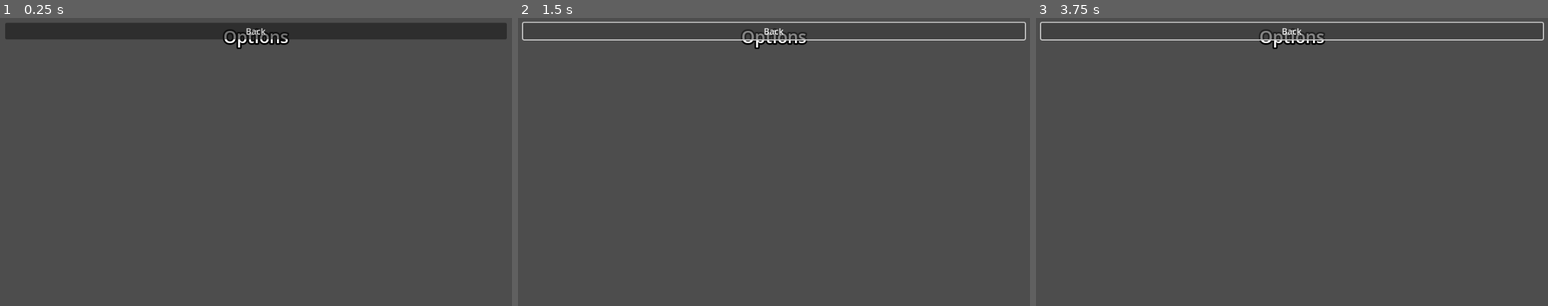
Above: before the commit, frames 1-3 (left to right).
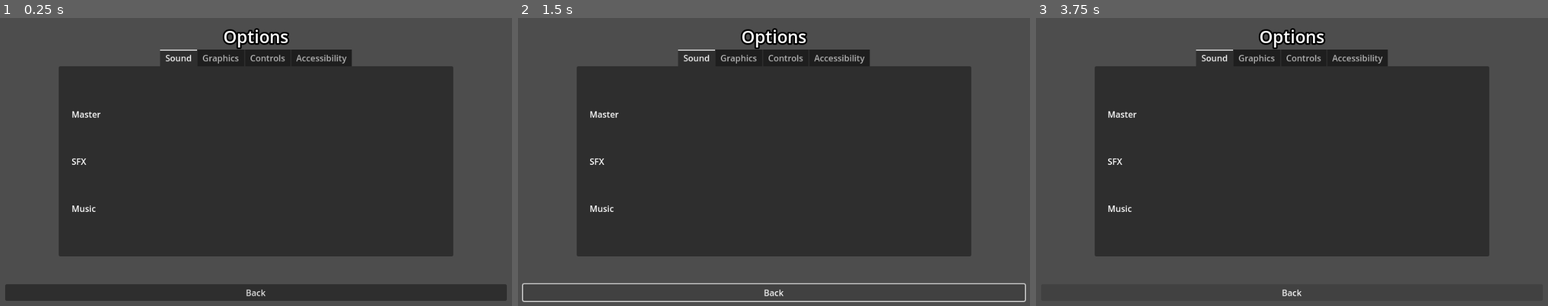
Above: after the commit, the same moments.

Repository: AbridgedDBZ/Project-Decay
Game: Godot game, scene res://Scenes/Menus/options_menu.tscn
The game is run twice, just before and just after one commit, with the same random seed, the same clock (stepped at 60 frames per second) and the same inputs. The project has no main scene, so this scene is started directly.
Inputs:
- Up to frame 1 (0.25 s): no input
- Up to frame 2 (1.5 s): tap Enter at 0.5 s; hold Right (right) 0.53-1.25 s; click "Back" at 1.25 s
- Up to frame 3 (3.75 s): hold Down (down) 2.03-2.78 s; hold Right (right) 2.78-3.53 s; hold Up (ui_up) from 3.53 s (still down)

The runs differ from the first frame. In frame 1, 64% of the frame differs, in the area x 1-99%, y 1-99%; in frame 2, 55%; in frame 3, 54%.

Commit message:
added main menu. still in progress

Diff:
--- /dev/null
+++ b/Scenes/Menus/main_menu.tscn
@@ -0,0 +1,54 @@
+[gd_scene load_steps=2 format=3 uid="uid://eixi3ccbd6we"]
+
+[sub_resource type="SystemFont" id="SystemFont_gqamx"]
+font_names = PackedStringArray("Impact")
+
+[node name="Main Menu" type="Control"]
+layout_mode = 3
+anchors_preset = 15
+anchor_right = 1.0
+anchor_bottom = 1.0
+grow_horizontal = 2
+grow_vertical = 2
+
+[node name="TextureRect" type="TextureRect" parent="."]
+layout_mode = 1
+anchors_preset = 15
+anchor_right = 1.0
+anchor_bottom = 1.0
+grow_horizontal = 2
+grow_vertical = 2
+
+[node name="MarginContainer" type="MarginContainer" parent="."]
+layout_mode = 1
+anchors_preset = 15
+anchor_right = 1.0
+anchor_bottom = 1.0
+grow_horizontal = 2
+grow_vertical = 2
+theme_override_constants/margin_left = 12
+theme_override_constants/margin_top = 12
+theme_override_constants/margin_right = 12
+theme_override_constants/margin_bottom = 12
+
+[node name="VBoxContainer" type="VBoxContainer" parent="MarginContainer"]
+layout_mode = 2
+theme_override_constants/separation = 60
+
+[node name="Control" type="Control" parent="MarginContainer/VBoxContainer"]
+layout_mode = 2
+
+[node name="Label" type="Label" parent="MarginContainer/VBoxContainer"]
+layout_mode = 2
+theme_override_colors/font_color = Color(0, 0.623529, 0, 1)
+theme_override_colors/font_shadow_color = Color(0, 0, 0, 1)
+theme_override_colors/font_outline_color = Color(0, 0, 0, 1)
+theme_override_constants/shadow_offset_x = 6
+theme_override_constants/shadow_offset_y = 12
+theme_override_constants/outline_size = 24
+theme_override_constants/shadow_outline_size = 6
+theme_override_fonts/font = SubResource("SystemFont_gqamx")
+theme_override_font_sizes/font_size = 64
+text = "Game title"
+horizontal_alignment = 1
+vertical_alignment = 1
--- a/Scenes/Menus/options_menu.tscn
+++ b/Scenes/Menus/options_menu.tscn
@@ -1,4 +1,6 @@
-[gd_scene load_steps=2 format=3 uid="uid://qf6su6xgjcya"]
+[gd_scene load_steps=3 format=3 uid="uid://qf6su6xgjcya"]
+
+[ext_resource type="PackedScene" uid="uid://cr0sk7mbhwmca" path="res://Scenes/Menus/settings_tab_container.tscn" id="1_dx63j"]
 
 [sub_resource type="SystemFont" id="SystemFont_y61qs"]
 font_names = PackedStringArray("Impact")
@@ -37,6 +39,10 @@
 horizontal_alignment = 1
 vertical_alignment = 1
 
+[node name="Settings Tab Container" parent="MarginContainer/VBoxContainer" instance=ExtResource("1_dx63j")]
+layout_mode = 2
+size_flags_vertical = 3
+
 [node name="Button" type="Button" parent="MarginContainer/VBoxContainer"]
 layout_mode = 2
 size_flags_vertical = 8
--- a/Scenes/Menus/settings_tab_container.tscn
+++ b/Scenes/Menus/settings_tab_container.tscn
@@ -52,3 +52,108 @@
 [node name="Label2" type="Label" parent="TabContainer/Sound/MarginContainer2/VBoxContainer"]
 layout_mode = 2
 text = "Music"
+
+[node name="Graphics" type="TabBar" parent="TabContainer"]
+visible = false
+layout_mode = 2
+
+[node name="MarginContainer2" type="MarginContainer" parent="TabContainer/Graphics"]
+layout_mode = 1
+anchors_preset = 15
+anchor_right = 1.0
+anchor_bottom = 1.0
+grow_horizontal = 2
+grow_vertical = 2
+theme_override_constants/margin_left = 24
+theme_override_constants/margin_top = 24
+theme_override_constants/margin_right = 24
+theme_override_constants/margin_bottom = 24
+
+[node name="VBoxContainer" type="VBoxContainer" parent="TabContainer/Graphics/MarginContainer2"]
+layout_mode = 2
+theme_override_constants/separation = 65
+alignment = 1
+
+[node name="Label" type="Label" parent="TabContainer/Graphics/MarginContainer2/VBoxContainer"]
+layout_mode = 2
+text = "Window Size
+"
+
+[node name="Label6" type="Label" parent="TabContainer/Graphics/MarginContainer2/VBoxContainer"]
+layout_mode = 2
+text = "Refresh Rate
+"
+
+[node name="Label2" type="Label" parent="TabContainer/Graphics/MarginContainer2/VBoxContainer"]
+layout_mode = 2
+text = "Brightness"
+
+[node name="Controls" type="TabBar" parent="TabContainer"]
+visible = false
+layout_mode = 2
+
+[node name="MarginContainer2" type="MarginContainer" parent="TabContainer/Controls"]
+layout_mode = 1
+anchors_preset = 15
+anchor_right = 1.0
+anchor_bottom = 1.0
+grow_horizontal = 2
+grow_vertical = 2
+theme_override_constants/margin_left = 24
+theme_override_constants/margin_top = 24
+theme_override_constants/margin_right = 24
+theme_override_constants/margin_bottom = 24
+
+[node name="VBoxContainer" type="VBoxContainer" parent="TabContainer/Controls/MarginContainer2"]
+layout_mode = 2
+theme_override_constants/separation = 65
+alignment = 1
+
+[node name="Label" type="Label" parent="TabContainer/Controls/MarginContainer2/VBoxContainer"]
+layout_mode = 2
+text = "Keybindings
+"
+
+[node name="Label6" type="Label" parent="TabContainer/Controls/MarginContainer2/VBoxContainer"]
+layout_mode = 2
+text = "controller Remapping
+"
+
+[node name="Label2" type="Label" parent="TabContainer/Controls/MarginContainer2/VBoxContainer"]
+layout_mode = 2
+text = "Vibration"
+
+[node name="Accessibility" type="TabBar" parent="TabContainer"]
+visible = false
+layout_mode = 2
+
+[node name="MarginContainer2" type="MarginContainer" parent="TabContainer/Accessibility"]
+layout_mode = 1
+anchors_preset = 15
+anchor_right = 1.0
+anchor_bottom = 1.0
+grow_horizontal = 2
+grow_vertical = 2
+theme_override_constants/margin_left = 24
+theme_override_constants/margin_top = 24
+theme_override_constants/margin_right = 24
+theme_override_constants/margin_bottom = 24
+
+[node name="VBoxContainer" type="VBoxContainer" parent="TabContainer/Accessibility/MarginContainer2"]
+layout_mode = 2
+theme_override_constants/separation = 65
+alignment = 1
+
+[node name="Label" type="Label" parent="TabContainer/Accessibility/MarginContainer2/VBoxContainer"]
+layout_mode = 2
+text = "Color Blind Mode"
+
+[node name="Label6" type="Label" parent="TabContainer/Accessibility/MarginContainer2/VBoxContainer"]
+layout_mode = 2
+text = "Subtiles
+"
+
+[node name="Label2" type="Label" parent="TabContainer/Accessibility/MarginContainer2/VBoxContainer"]
+layout_mode = 2
+text = "Language
+"
